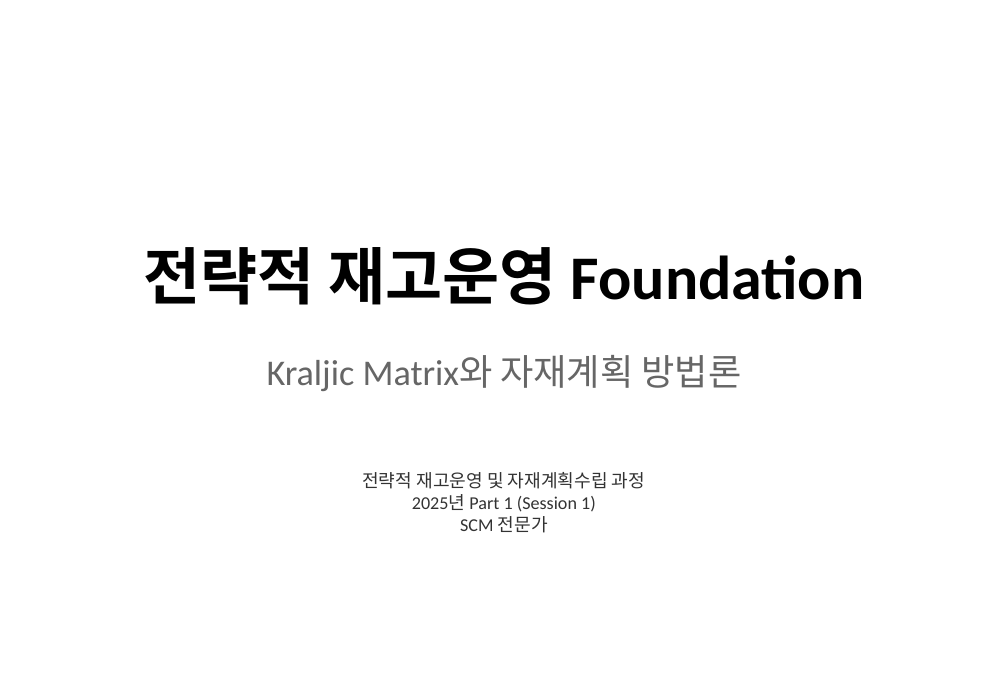
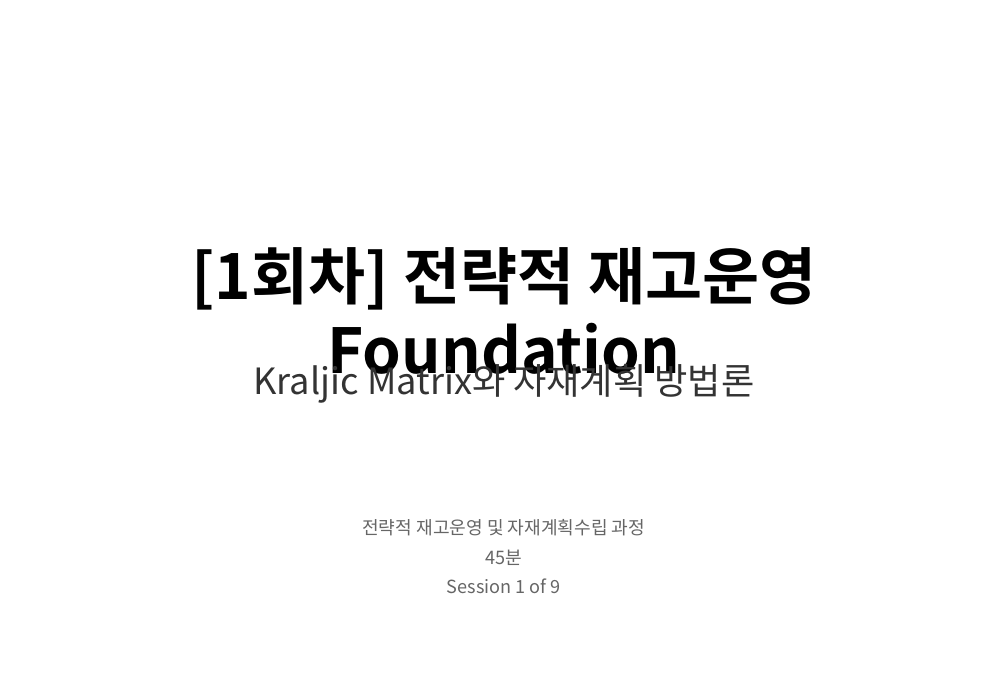
Before and after one commit to TurtleLEE-teacher/Kraljic_Course, a slide deck: slide 1 of Part1_Session1_StrategicInventory.pptx. Drawn at 1008x698 pixels with LibreOffice and Linux fonts; fonts in the diff are those of the drawing. Boxes give left, top, right and bottom in pixels: in the first picture for what was removed or moved away, otherwise in the second. Text is boxed around its words. In the diff, an @@ line names an element or a change of style, - is before the commit and + after.

```diff
--- a/Part1_Session1_StrategicInventory.pptx
+++ b/Part1_Session1_StrategicInventory.pptx
@@ text at [191, 247, 816, 389]: text changed; font Calibri to Noto Sans CJK KR @@
-전략적 재고운영 Foundation
+[1회차] 전략적 재고운영 Foundation
@@ text "Kraljic Matrix와 자재계획 방법론": place and size @@
-text "Kraljic Matrix와 자재계획 방법론" at [267, 355, 742, 391]
+text "Kraljic Matrix와 자재계획 방법론" at [254, 357, 755, 403]
@@ text "Kraljic Matrix와 자재계획 방법론" at [254, 357, 755, 403]: font Calibri to Noto Sans CJK KR, text colour #666666 to #333333 @@
@@ text "전략적 재고운영 및 자재계획수립 과정": place and size @@
-text "전략적 재고운영 및 자재계획수립 과정" at [362, 472, 645, 533]
+text "전략적 재고운영 및 자재계획수립 과정" at [362, 519, 645, 593]
@@ text at [362, 519, 645, 536]: font Calibri to Noto Sans CJK KR, text colour #333333 to #666666 in "전략적 재고운영 및 자재계획수립 과정"; more space between paragraphs @@
@@ text at [447, 549, 561, 593]: text changed; font Calibri to Noto Sans CJK KR; text colour #333333 to #666666 @@
-2025년 Part 1 (Session 1)
-SCM 전문가
+45분
+Session 1 of 9
```
Also in this commit, not shown: 1 slide added, 24 slides removed, 1 other file.
